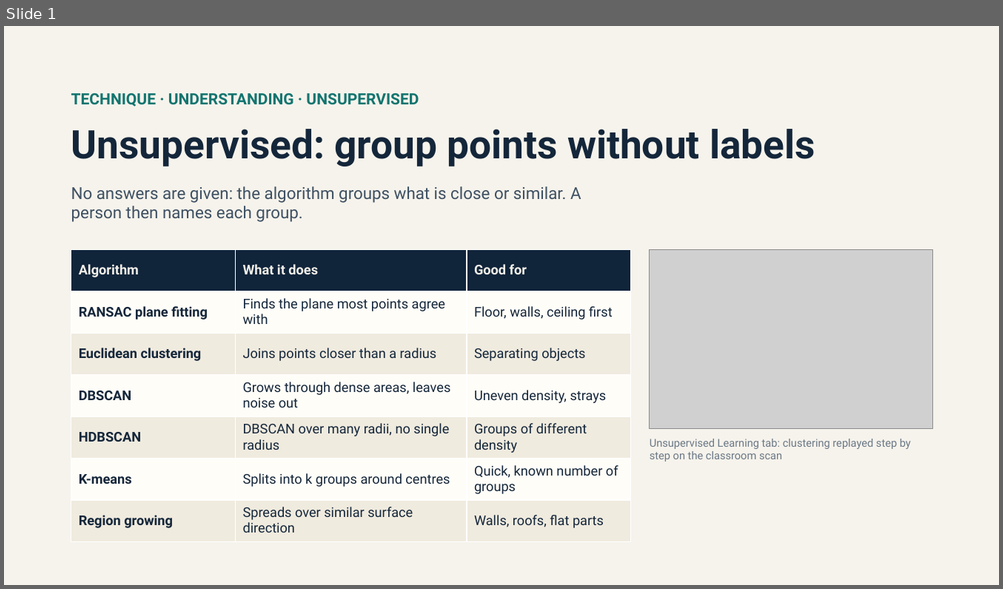
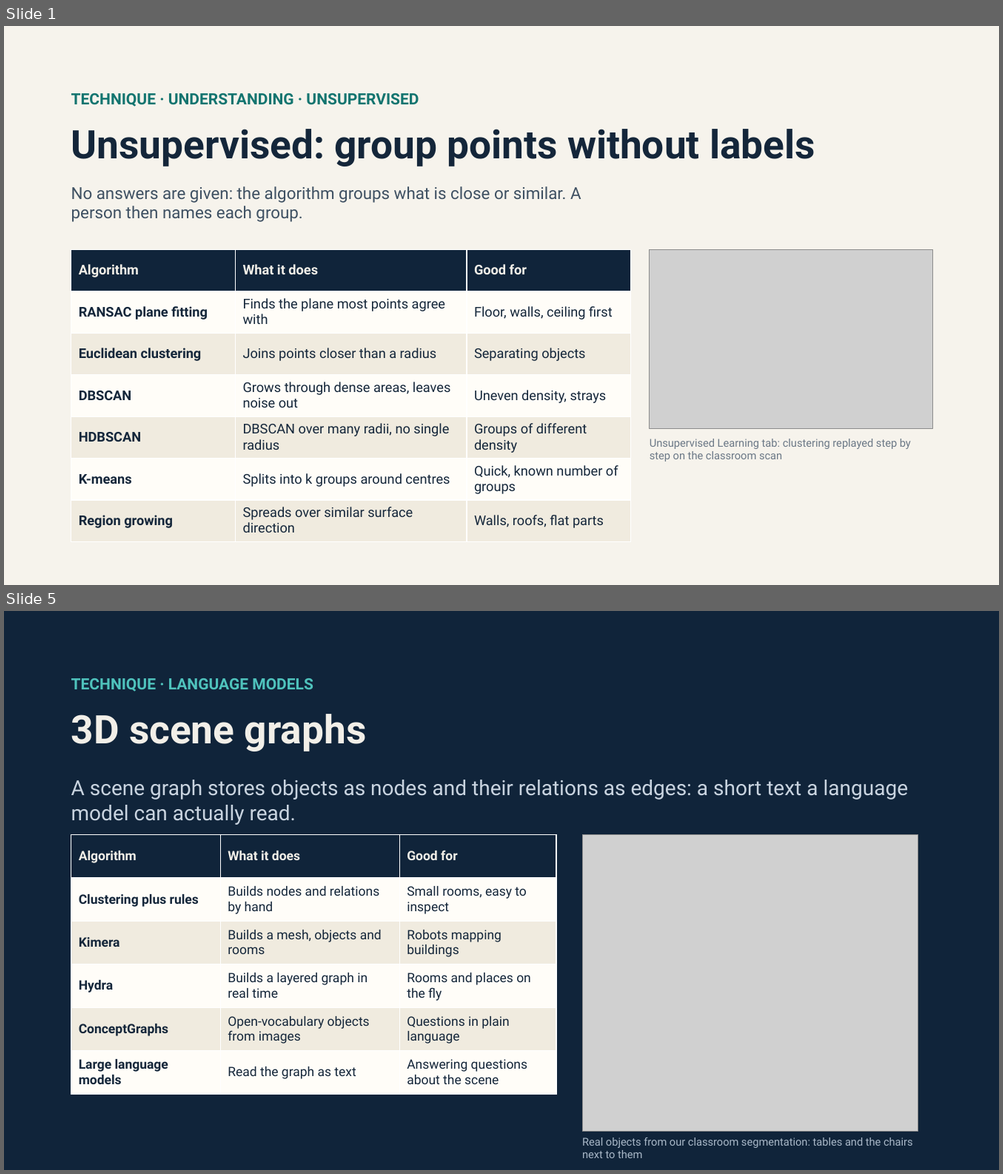
Before and after one commit to maninka123/lidar-learning-lab, a slide deck: presentation/LiDAR_Workshop_Learning_Slides.pptx. Shown one above the other, each under a label of ours: slide 1 before the commit, slides 1 and 5 after it; the slides between them are not shown. The pictures are 1003x589 and 1003x1174 pixels, drawn with LibreOffice and Linux fonts; fonts in the diff are those of the drawing; grey boxes stand for pictures. Boxes give left, top, right and bottom in pixels: in the first picture for what was removed or moved away, otherwise in the second. Text is boxed around its words. In the diff, an @@ line names an element or a change of style, - is before the commit and + after.

Commit message:
Slides: fix learning slides formatting, use figures from our own segmentation

```diff
--- a/presentation/LiDAR_Workshop_Learning_Slides.pptx
+++ b/presentation/LiDAR_Workshop_Learning_Slides.pptx
@@ slide 5 added at bbox=[4, 611, 999, 1170], background #10243A @@
@@ text added at bbox=[71, 678, 313, 692], 15 pt, text #4FC3BD, bold @@
+TECHNIQUE · LANGUAGE MODELS
@@ text added at bbox=[71, 714, 367, 752], 38 pt, text #F2EFE8, bold @@
+3D scene graphs
@@ text added at bbox=[71, 780, 908, 825], 20 pt, text #C9D4E0 @@
+A scene graph stores objects as nodes and their relations as edges: a short text a language model can actually read.
@@ table added at bbox=[71, 834, 556, 1102], 6 rows, 3 columns @@
+Algorithm | What it does | Good for
+Clustering plus rules | Builds nodes and relations by hand | Small rooms, easy to inspect
+Kimera | Builds a mesh, objects and rooms | Robots mapping buildings
+Hydra | Builds a layered graph in real time | Rooms and places on the fly
+ConceptGraphs | Open-vocabulary objects from images | Questions in plain language
+Large language models | Read the graph as text | Answering questions about the scene
@@ picture added at bbox=[582, 834, 918, 1132] @@
@@ text added at bbox=[582, 1138, 913, 1159], 10.5 pt, text #A9B8C8 @@
+Real objects from our classroom segmentation: tables and the chairs next to them
```
Also in this commit, not shown: 2 slides changed, 1 other slide added, 2 other files.
